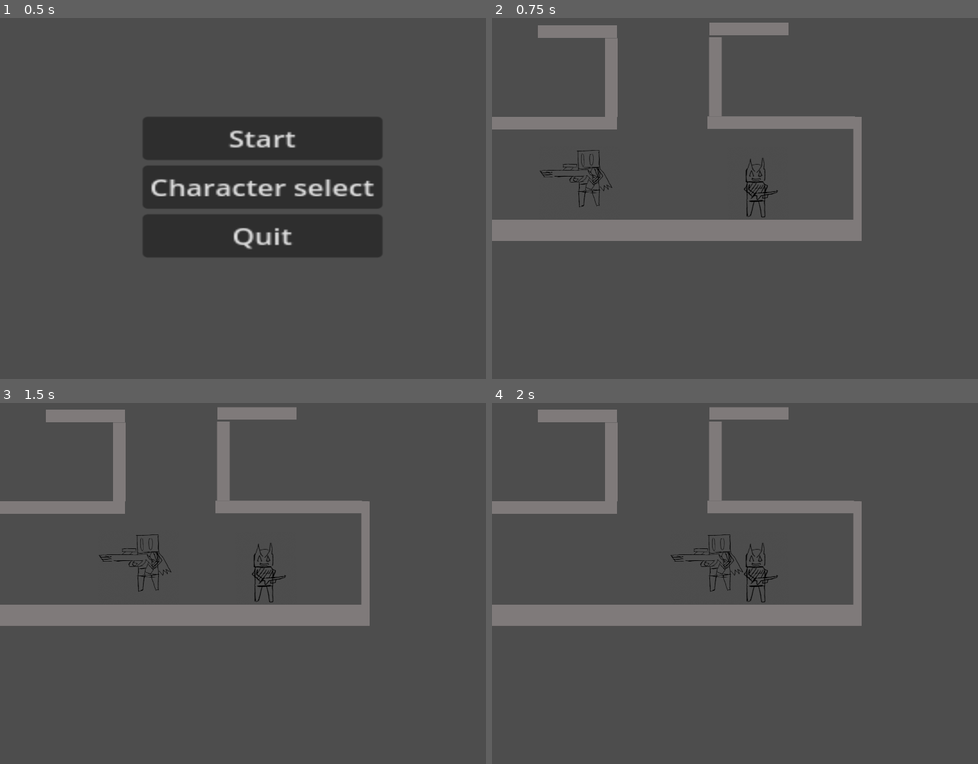
Above: before the commit, frames 1-4 (two rows, left to right).
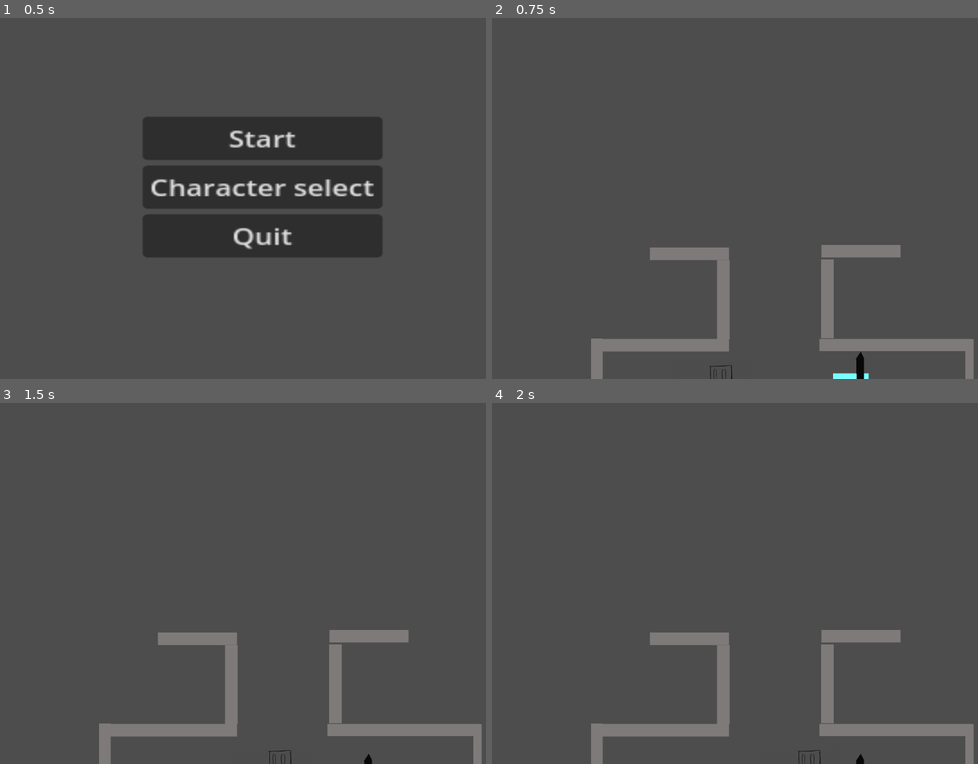
Above: after the commit, the same moments.

Repository: Thedabbit/Rpg-Project-2
Game: Godot game, scene res://Menu.tscn
Same seed, same stepped clock (60 frames per second), same inputs: the game is played once before the commit and once after it.
Inputs:
- Up to frame 1 (0.5 s): no input
- Up to frame 2 (0.75 s): click "Start" at 0.5 s
- Up to frame 3 (1.5 s): tap Enter at 1.25 s; hold D (Right1) from 1.28 s (still down); tap , (Down2) at 1.35 s
- Up to frame 4 (2 s): keep holding D (Right1)

Frame 1 is identical in both runs. In frame 2, 15% of the frame differs, in the area x 0-100%, y 1-100%; in frame 3, 14%; in frame 4, 14%.

Commit message:
Creating the bullet
Bullet code is starting to be started on.

Diff:
--- /dev/null
+++ b/Bullet.gd
@@ -0,0 +1,13 @@
+extends Area2D
+var direction = Vector2(0, 0)
+
+@export var speed = 1
+# Called when the node enters the scene tree for the first time.
+func _ready():
+	pass # Replace with function body.
+
+
+# Called every frame. 'delta' is the elapsed time since the previous frame.
+func _process(delta):
+	position += direction * speed
+	speed += 0.3
--- /dev/null
+++ b/Bullet.tscn
@@ -0,0 +1,18 @@
+[gd_scene load_steps=3 format=3 uid="uid://btchaqaxojpug"]
+
+[ext_resource type="Script" path="res://Bullet.gd" id="1_5fylv"]
+
+[sub_resource type="CapsuleShape2D" id="CapsuleShape2D_6vysv"]
+radius = 25.0
+height = 50.0
+
+[node name="Area2D" type="Area2D"]
+script = ExtResource("1_5fylv")
+
+[node name="CollisionShape2D" type="CollisionShape2D" parent="."]
+position = Vector2(-2, -14)
+shape = SubResource("CapsuleShape2D_6vysv")
+
+[node name="Polygon2D" type="Polygon2D" parent="."]
+color = Color(1, 1, 0.380392, 1)
+polygon = PackedVector2Array(-25, 0, -1, -41, 22, 0)
--- a/main_level.tscn
+++ b/main_level.tscn
@@ -4,13 +4,14 @@
 [ext_resource type="Script" path="res://CharacterBody2D.gd" id="2_f65lu"]
 [ext_resource type="Script" path="res://CharacterBody2D2.gd" id="3_ovpcs"]
 [ext_resource type="Texture2D" uid="uid://cygqrkdslgcbt" path="res://image1-removebg-preview.png" id="3_xeddc"]
-[ext_resource type="Texture2D" uid="uid://ckv4f1esnmmx1" path="res://image0-removebg-preview.png" id="5_q2kw6"]
 
 [sub_resource type="RectangleShape2D" id="RectangleShape2D_80iri"]
 size = Vector2(282, 224)
 
 [sub_resource type="RectangleShape2D" id="RectangleShape2D_8ciku"]
-size = Vector2(132.999, 245.575)
+size = Vector2(140.534, 142.805)
+
+[sub_resource type="CanvasTexture" id="CanvasTexture_jf6dx"]
 
 [sub_resource type="RectangleShape2D" id="RectangleShape2D_6n420"]
 size = Vector2(159.879, 44.2114)
@@ -43,7 +44,7 @@
 script = ExtResource("1_xq160")
 
 [node name="Player 1" type="CharacterBody2D" parent="."]
-position = Vector2(780, 1619)
+position = Vector2(860, 1592)
 script = ExtResource("2_f65lu")
 
 [node name="Icon" type="Sprite2D" parent="Player 1"]
@@ -55,20 +56,22 @@
 shape = SubResource("RectangleShape2D_80iri")
 
 [node name="Player 2" type="CharacterBody2D" parent="."]
-position = Vector2(1478, 1622)
+position = Vector2(1403, 1551)
 script = ExtResource("3_ovpcs")
 
-[node name="Icon" type="Sprite2D" parent="Player 2"]
-modulate = Color(0, 0, 0, 1)
-rotation = -0.011192
-texture = ExtResource("5_q2kw6")
-
 [node name="CollisionShape2D" type="CollisionShape2D" parent="Player 2"]
-position = Vector2(7.48657, -0.220581)
 rotation = 0.000714619
 shape = SubResource("RectangleShape2D_8ciku")
 
-[node name="Camera2D" type="Camera2D" parent="Player 2"]
+[node name="Sprite2D" type="Sprite2D" parent="Player 2"]
+modulate = Color(0.47451, 1, 1, 1)
+scale = Vector2(139, 147)
+texture = SubResource("CanvasTexture_jf6dx")
+
+[node name="Polygon2D" type="Polygon2D" parent="Player 2"]
+position = Vector2(19, -41)
+color = Color(0.0338533, 0.0338533, 0.0338533, 1)
+polygon = PackedVector2Array(4, -9, 2, -90, 20, -117, 33, -92, 33, -7)
 
 [node name="Starting Room wall 1" type="StaticBody2D" parent="."]
 position = Vector2(1799, 1810)
